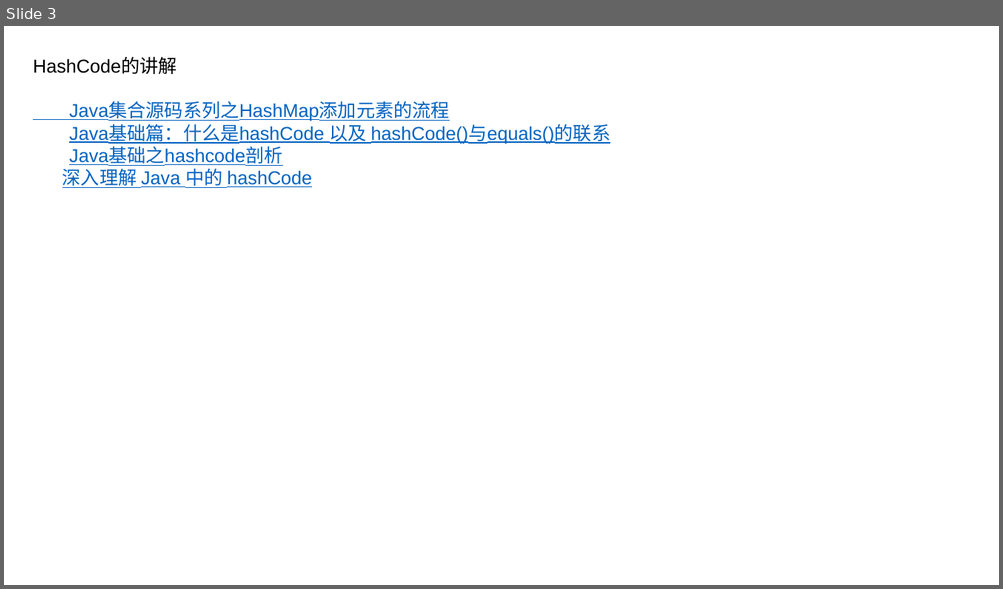
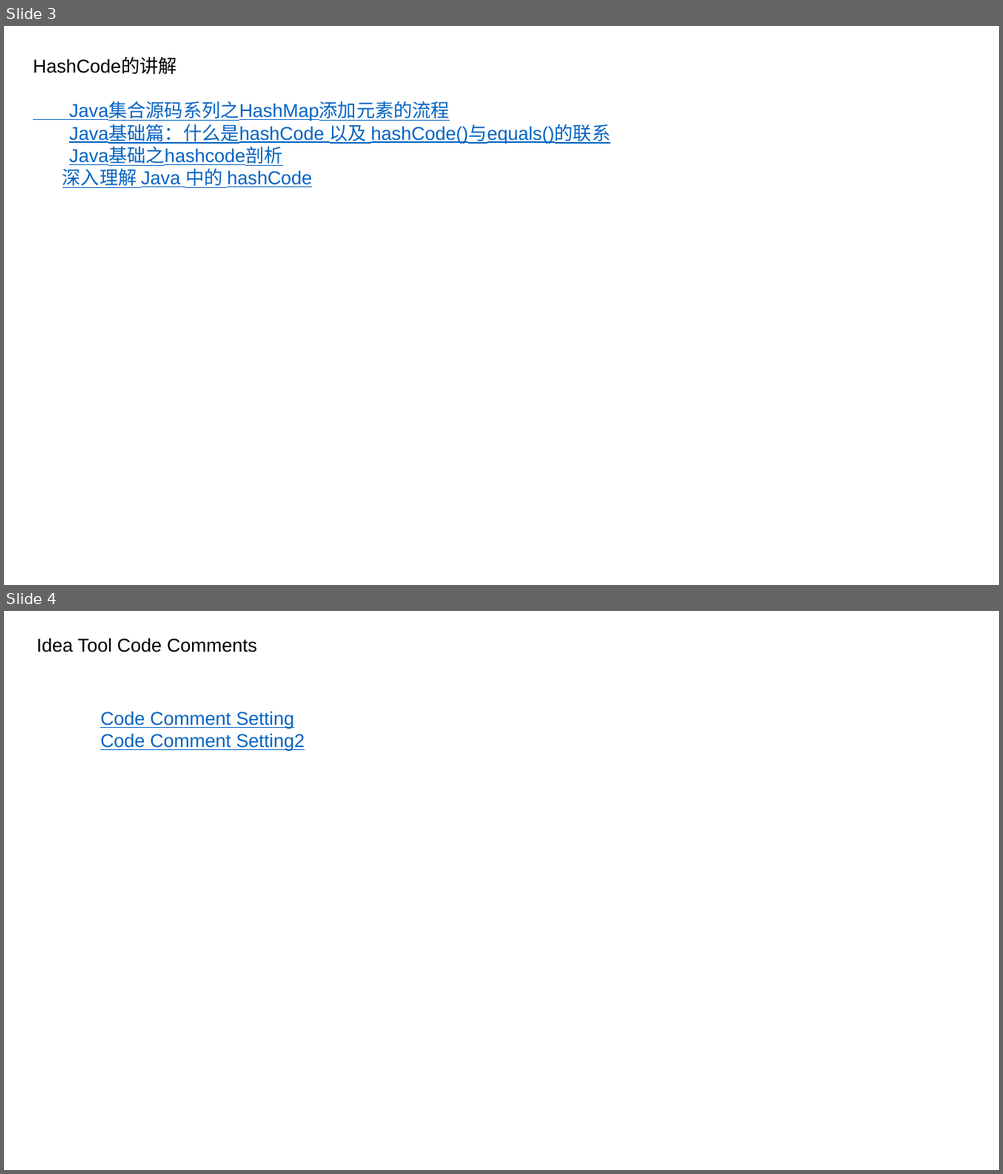
Before and after one commit to luchaojun/JavaSprint, a slide deck: JavaStudyRecord/JavaStudyRecord.pptx. Shown one above the other, each under a label of ours: slide 3 before the commit, slides 3 and 4 after it. The pictures are 1003x589 and 1003x1174 pixels, drawn with LibreOffice and Linux fonts; fonts in the diff are those of the drawing. Boxes give left, top, right and bottom in pixels: in the first picture for what was removed or moved away, otherwise in the second. Text is boxed around its words. In the diff, an @@ line names an element or a change of style, - is before the commit and + after.

```diff
--- a/JavaStudyRecord/JavaStudyRecord.pptx
+++ b/JavaStudyRecord/JavaStudyRecord.pptx
@@ slide 4 added at (4,611,999,1170), background #FFFFFF @@
@@ text added at (37,638,257,652), 18 pt, text #000000 @@
+Idea Tool Code Comments
@@ text added at (100,711,304,752), 18 pt, text #0563C1, underline @@
+Code Comment Setting
+Code Comment Setting2
```
Also in this commit, not shown: 2 slides removed.
